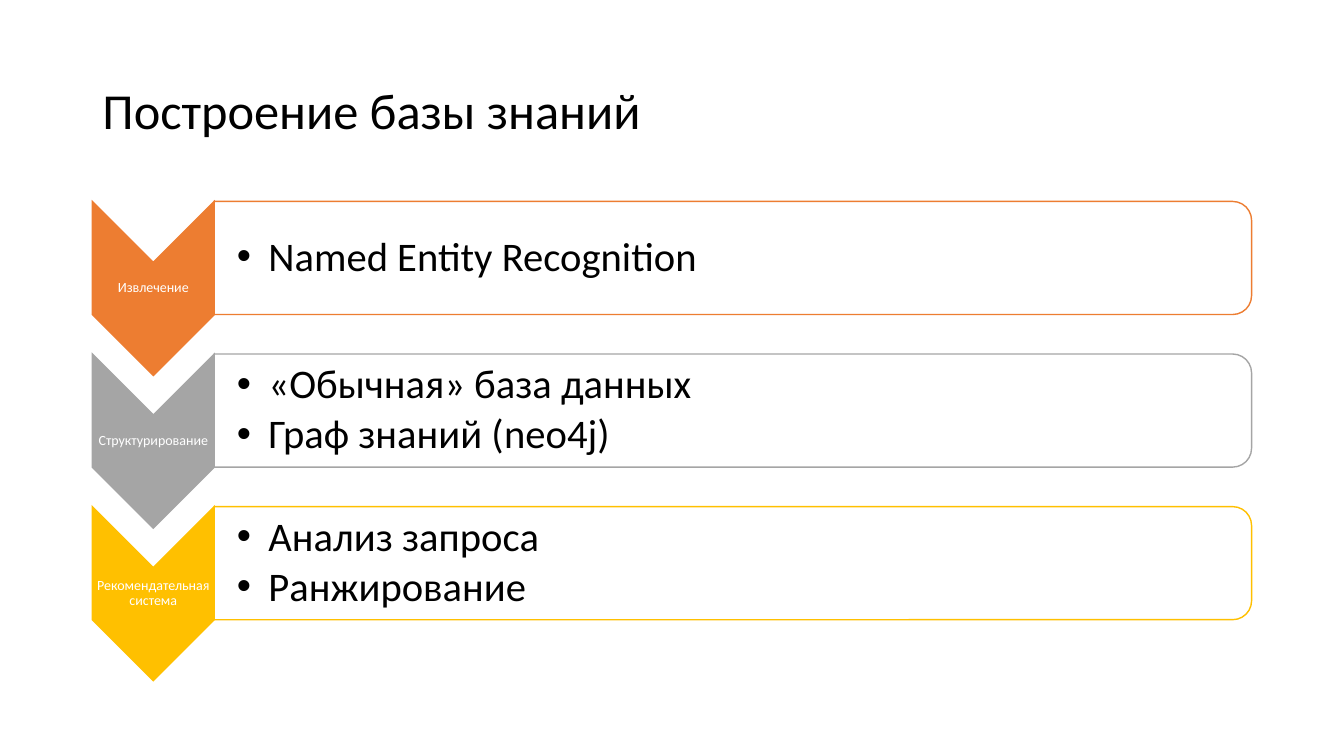
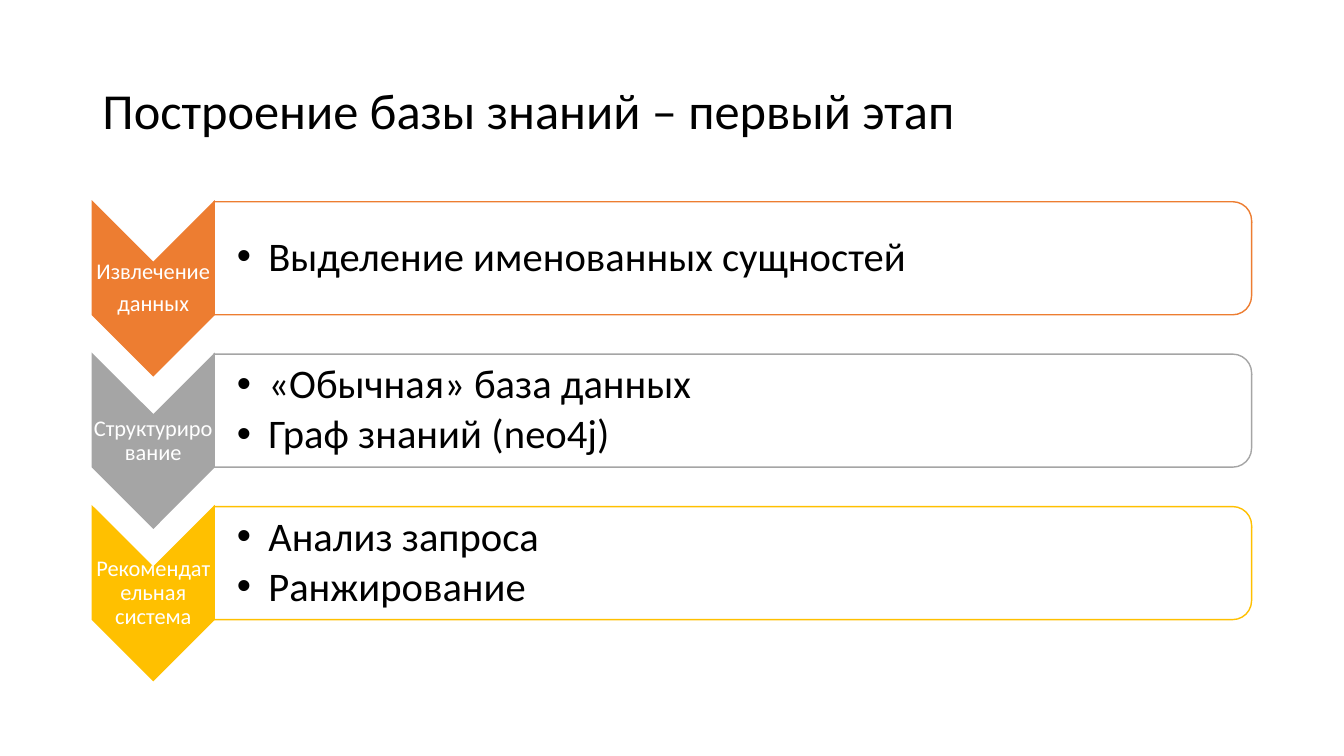
Before and after one commit to mosalov/AI_main_lectures, a slide deck: slide 14 of Лекция 16.pptx. Drawn at 1344x756 pixels with LibreOffice and Linux fonts; fonts in the diff are those of the drawing. Boxes give left, top, right and bottom in pixels: in the first picture for what was removed or moved away, otherwise in the second. Text is boxed around its words. In the diff, an @@ line names an element or a change of style, - is before the commit and + after.

```diff
--- a/Лекция 16.pptx
+++ b/Лекция 16.pptx
@@ title at box(102, 94, 954, 137): text changed @@
-Построение базы знаний
+Построение базы знаний – первый этап
@@ text at box(96, 264, 209, 279): size 10 to 16 pt in "Извлечение"; more space between paragraphs @@
@@ text at box(268, 243, 906, 278): text changed @@
-  •• Named Entity Recognition
+  •• Выделение именованных сущностей
@@ text at box(117, 300, 189, 315): paragraph added @@
+данных
@@ text "Структурирование" at box(93, 415, 215, 468): size 10 to 16 pt; more space between paragraphs @@
@@ text "Рекомендательная система" at box(115, 613, 191, 624): size 10 to 16 pt; more space between paragraphs @@
```
Also in this commit, not shown: 2 other slides changed, 1 slide added.
